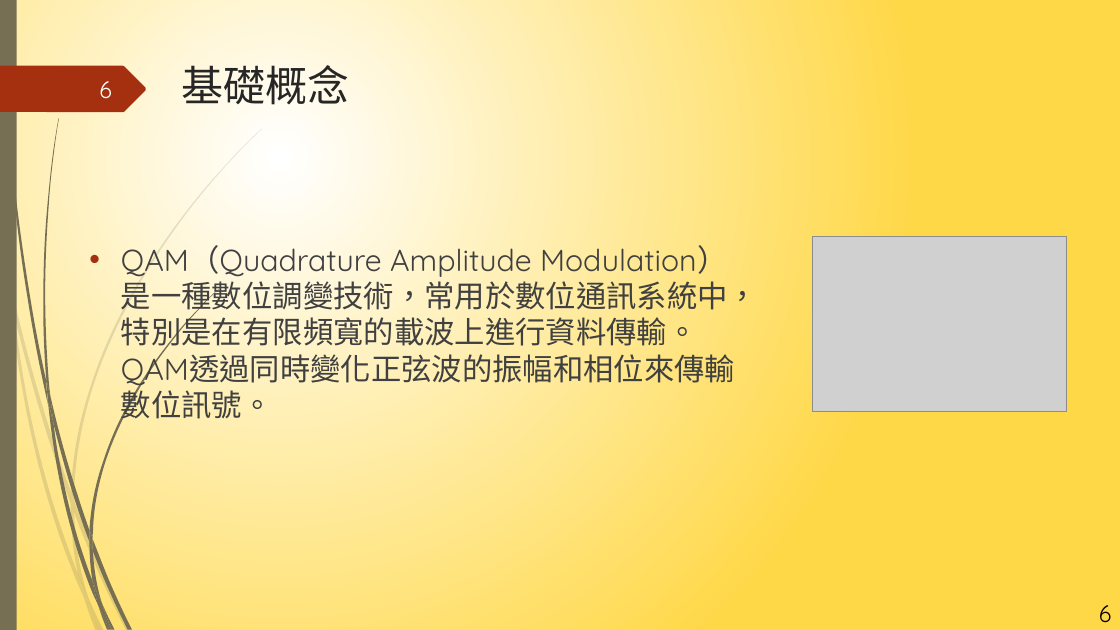
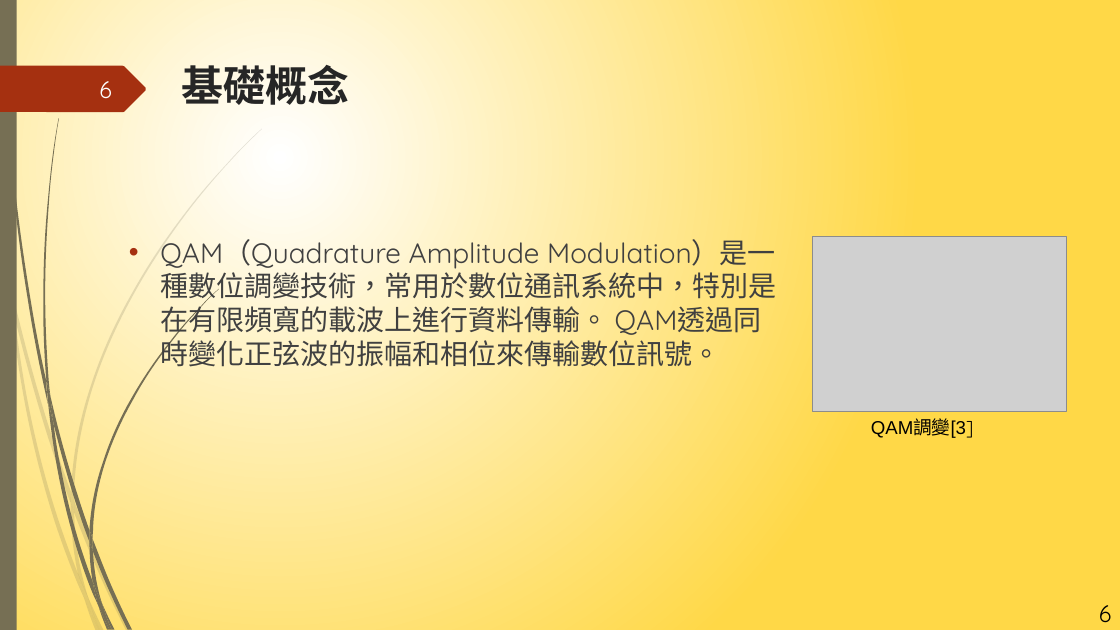
Before and after one commit to NIUWCSP/OTSM, a slide deck: slide 6 of report/以SDR實現OTSM通訊技術.pptx. Drawn at 1120x630 pixels with LibreOffice and Linux fonts; fonts in the diff are those of the drawing; grey boxes stand for pictures. Boxes give left, top, right and bottom in pixels: in the first picture for what was removed or moved away, otherwise in the second. Text is boxed around its words. In the diff, an @@ line names an element or a change of style, - is before the commit and + after.

Commit message:
更新 以SDR實現OTSM通訊技術.pptx

```diff
--- a/report/以SDR實現OTSM通訊技術.pptx
+++ b/report/以SDR實現OTSM通訊技術.pptx
@@ title "基礎概念" at (x1=181, y1=65, x2=349, y2=105): font Quicksand to Noto Sans CJK JP, bold on @@
@@ text "QAM（Quadrature Amplitude Modulation）是一種數位調變技術，常用於數位通訊系統中，特別是 ..." moved from (x1=121, y1=245, x2=758, y2=422) to (x1=160, y1=239, x2=776, y2=372) @@
@@ text "QAM（Quadrature Amplitude Modulation）是一種數位調變技術，常用於數位通訊系統中，特別是 ..." at (x1=160, y1=239, x2=776, y2=372): size 26 to 24 pt @@
@@ text added at (x1=871, y1=420, x2=974, y2=438), 16 pt, text #000000 @@
+QAM調變[3]
```
Also in this commit, not shown: 17 other slides changed, 1 slide removed.
